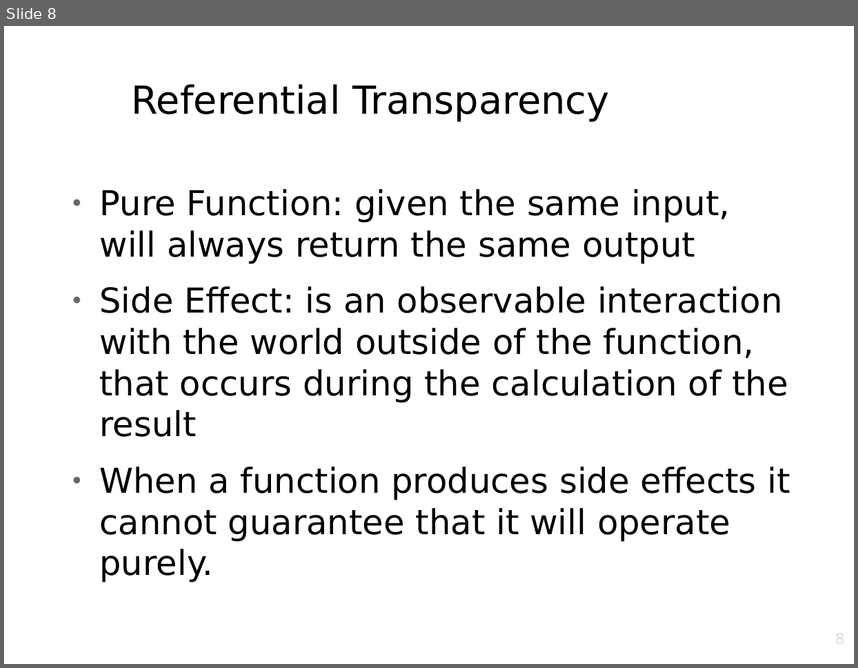
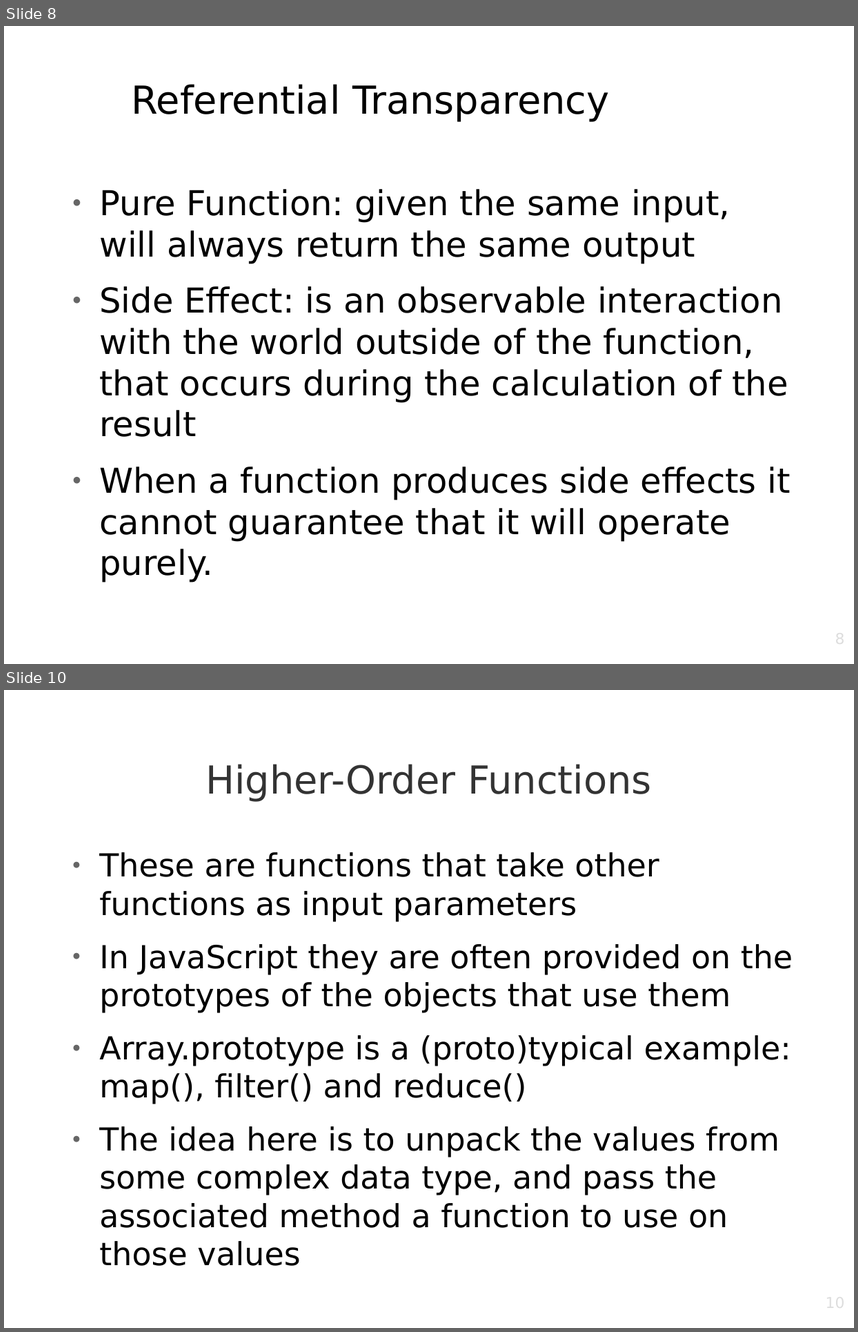
Before and after one commit to AdamStephenNorth/Functional-Programming-Lectures, a slide deck: LessonOne_Overview.odp. Shown one above the other, each under a label of ours: slide 8 before the commit, slides 8 and 10 after it; the slides between them are not shown. The pictures are 858x668 and 858x1332 pixels, drawn with LibreOffice and Linux fonts; fonts in the diff are those of the drawing; background and template pictures are left out. Boxes give left, top, right and bottom in pixels: in the first picture for what was removed or moved away, otherwise in the second. Text is boxed around its words. In the diff, an @@ line names an element or a change of style, - is before the commit and + after.

```diff
--- a/LessonOne_Overview.odp
+++ b/LessonOne_Overview.odp
@@ slide 10 added at bbox=[4, 690, 854, 1328], background picture (left out) @@
@@ title added at bbox=[205, 764, 651, 801], 36 pt, text #333333 @@
+Higher-Order Functions
@@ text added at bbox=[99, 852, 793, 1228], 29.6 pt, text #000000 @@
+● These are functions that take other functions as input parameters
+● In JavaScript they are often provided on the prototypes of the objects that use them
+● Array.prototype is a (proto)typical example: map(), filter() and reduce()
+● The idea here is to unpack the values from some complex data type, and pass the associated method a function to use on those values
@@ page number added at bbox=[647, 1293, 846, 1328], 14 pt, text #DDDDDD @@
+10
```
Also in this commit, not shown: 8 slides changed, 3 other slides added, 3 slides removed.
